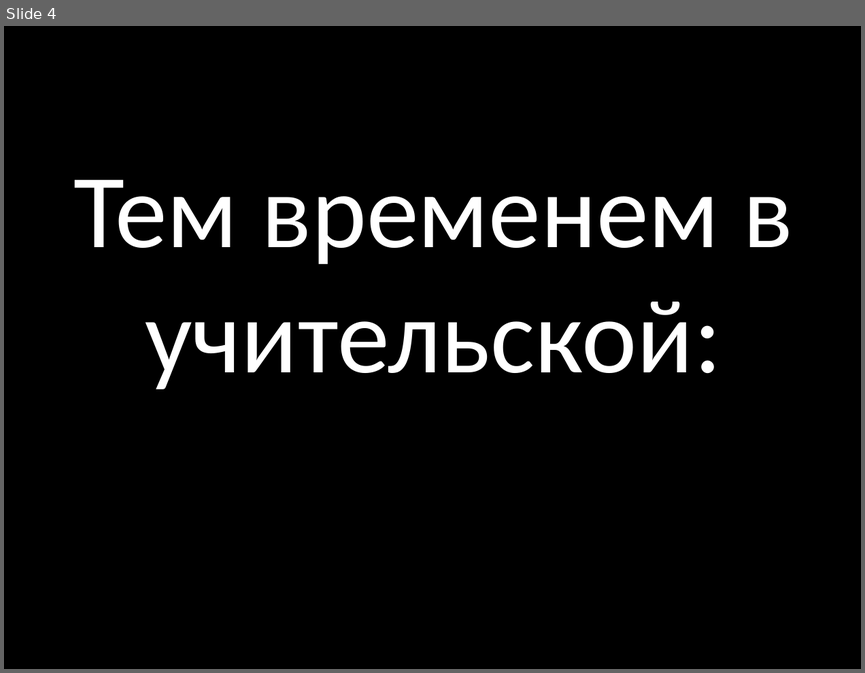
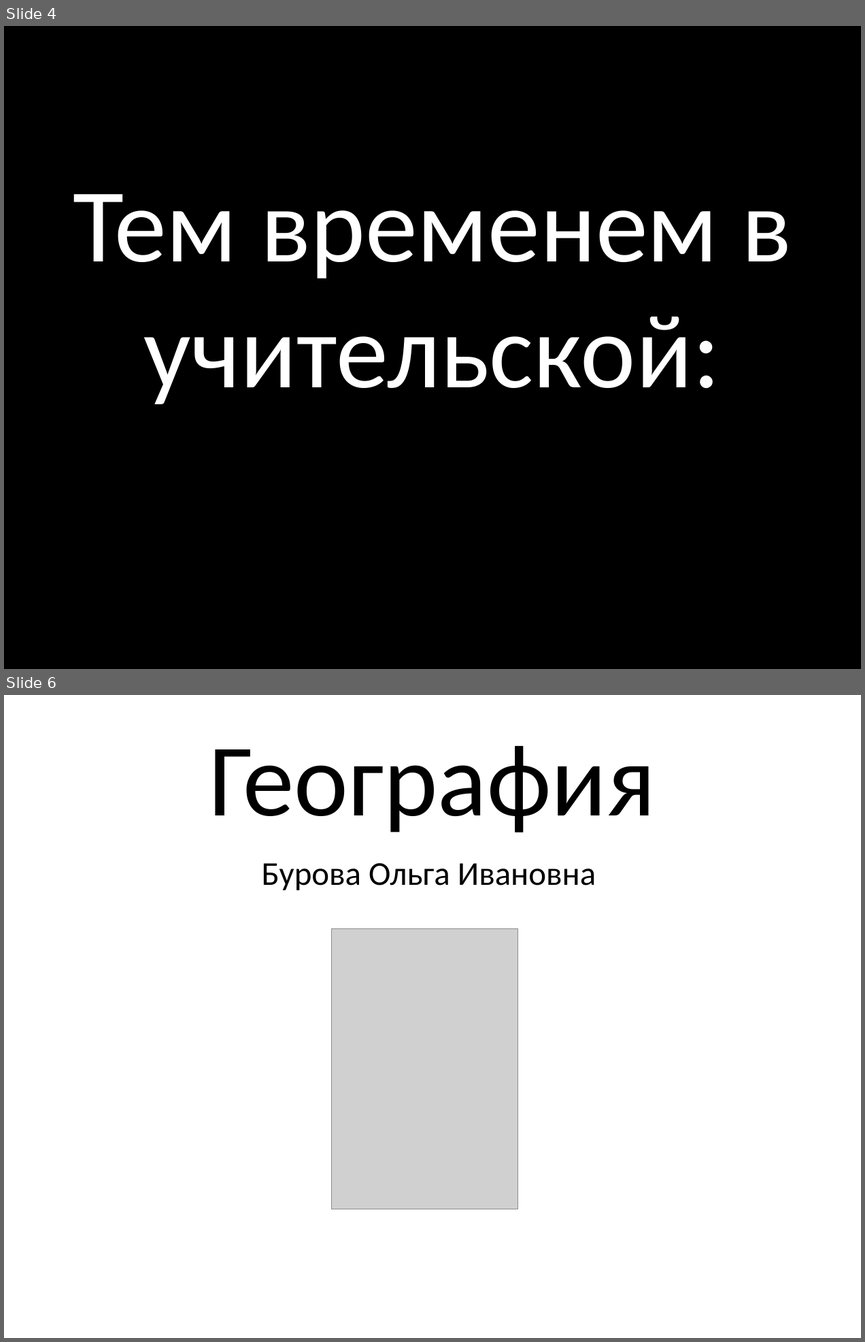
Before and after one commit to peatrovichandrey/kapustnic, a slide deck: kapustnic.pptx. Shown one above the other, each under a label of ours: slide 4 before the commit, slides 4 and 6 after it; the slides between them are not shown. The pictures are 865x673 and 865x1342 pixels, drawn with LibreOffice and Linux fonts; fonts in the diff are those of the drawing; grey boxes stand for pictures. Boxes give left, top, right and bottom in pixels: in the first picture for what was removed or moved away, otherwise in the second. Text is boxed around its words. In the diff, an @@ line names an element or a change of style, - is before the commit and + after.

```diff
--- a/kapustnic.pptx
+++ b/kapustnic.pptx
@@ slide 6 added at (4, 695, 861, 1338), background #FFFFFF @@
@@ title added at (209, 746, 655, 832), 86.4 pt, text #000000 @@
+География
@@ text added at (262, 863, 596, 890), 28 pt, text #000000 @@
+Бурова Ольга Ивановна
@@ picture added at (331, 929, 518, 1209) @@
@@ slide 4 changed as well @@
@@ text "Тем временем в учительской:": place and size @@
-text "Тем временем в учительской:" at (74, 180, 793, 389)
+text "Тем временем в учительской:" at (73, 194, 792, 404)
```
Also in this commit, not shown: 1 other slide changed, 5 other slides added.
